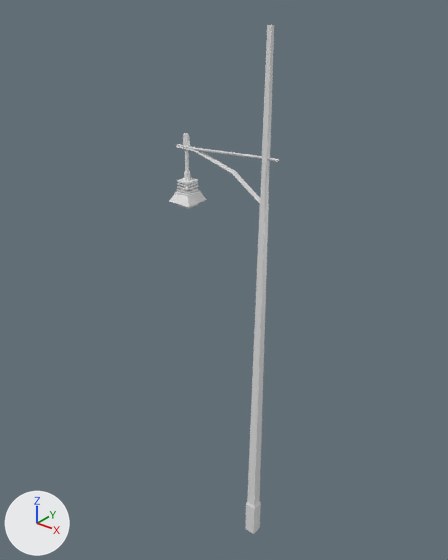
The Blender file 3D Objects/blend files/modernLamp.blend, before and after one commit.
Before and after are seen from a 50 mm camera at (3.77, -4.92, 6.51) aimed at (-0.27, 0.13, 3.38). Lighting does not change. The marker at lower left points along +X, +Y and +Z.

Before the edit, the objects in view are built like this:
```python
mat_material = principled_material('Material')
mat_material.base_color = (0.8, 0.8, 0.8)  # white #e7e7e7
mat_material.roughness = 0.4
me_cube = bpy.data.meshes.new('Cube')
me_cube.from_pydata(...)  # 404 vertices, 327 faces; spans x -16.7..2.5, y -2.3..2.2, z 62.4..73.3
me_cube.materials.append(mat_material)  # white #e7e7e7
me_cube_002 = bpy.data.meshes.new('Cube.002')
me_cube_002.from_pydata(...)  # 24 vertices, 12 faces; spans x -16.73..-12.43, y -2.29..2.23, z 62.39..63.7
me_cube_002.materials.append(mat_material)  # white #e7e7e7
me_cube_003 = bpy.data.meshes.new('Cube.003')
me_cube_003.from_pydata(...)  # 96 vertices, 87 faces; spans x -1.0..1.0, y -1.0..1.0, z -1.0..89.4
me_cube_003.materials.append(mat_material)  # white #e7e7e7
ob_cube = bpy.data.objects.new('Cube', me_cube)
ob_cube.location = (0.32, 0.0, 0.01)
ob_cube.scale = (0.0685, 0.0685, 0.0685)
ob_cube_002 = bpy.data.objects.new('Cube.002', me_cube_002)
ob_cube_002.location = (0.32, 0.0, 0.01)
ob_cube_002.scale = (0.0685, 0.0685, 0.0685)
ob_cube_003 = bpy.data.objects.new('Cube.003', me_cube_003)
ob_cube_003.location = (0.32, 0.0, 0.01)
ob_cube_003.scale = (0.0685, 0.0685, 0.0685)
```
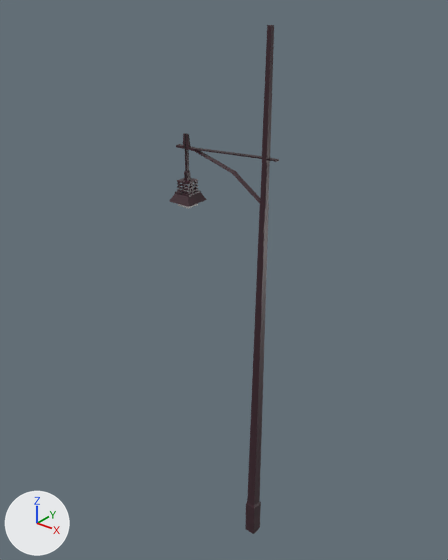
Where the change shows, as pixel boxes [x1, y1, x2, y2] in the pictures (448 x 560 px):
'Cube.003', recoloured: [245, 25, 274, 534] in both
'Cube', recoloured: [175, 133, 279, 204] in both
'Cube.002', recoloured: [169, 192, 207, 207] in both

The change, as a diff of the scene's bpy script:
```diff
--- a/3D Objects/blend files/modernLamp.blend.py
+++ b/3D Objects/blend files/modernLamp.blend.py
@@ mat_material @@
 mat_material = principled_material('Material')
-mat_material.base_color = (0.8, 0.8, 0.8)  # white #e7e7e7
+mat_material.base_color = (0.0456, 0.0174, 0.0256)  # brown #3c242c
 mat_material.roughness = 0.4
```
